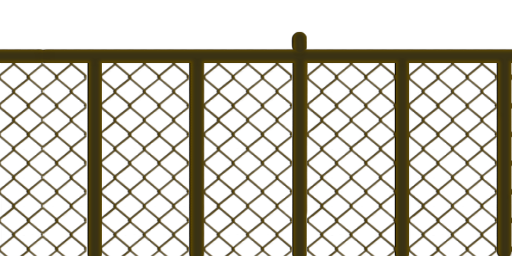
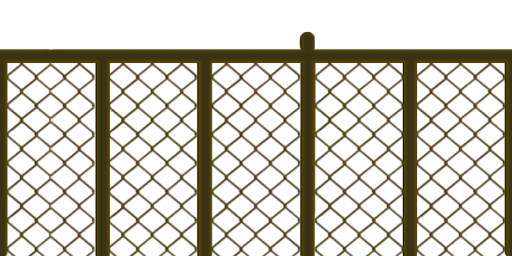
Comparing the layer stacks of the two (512, 256) images. Changes:
painted on "New Layer copy#1" over [0, 31, 512, 256]
painted on "New Layer copy" over [0, 32, 512, 256]
